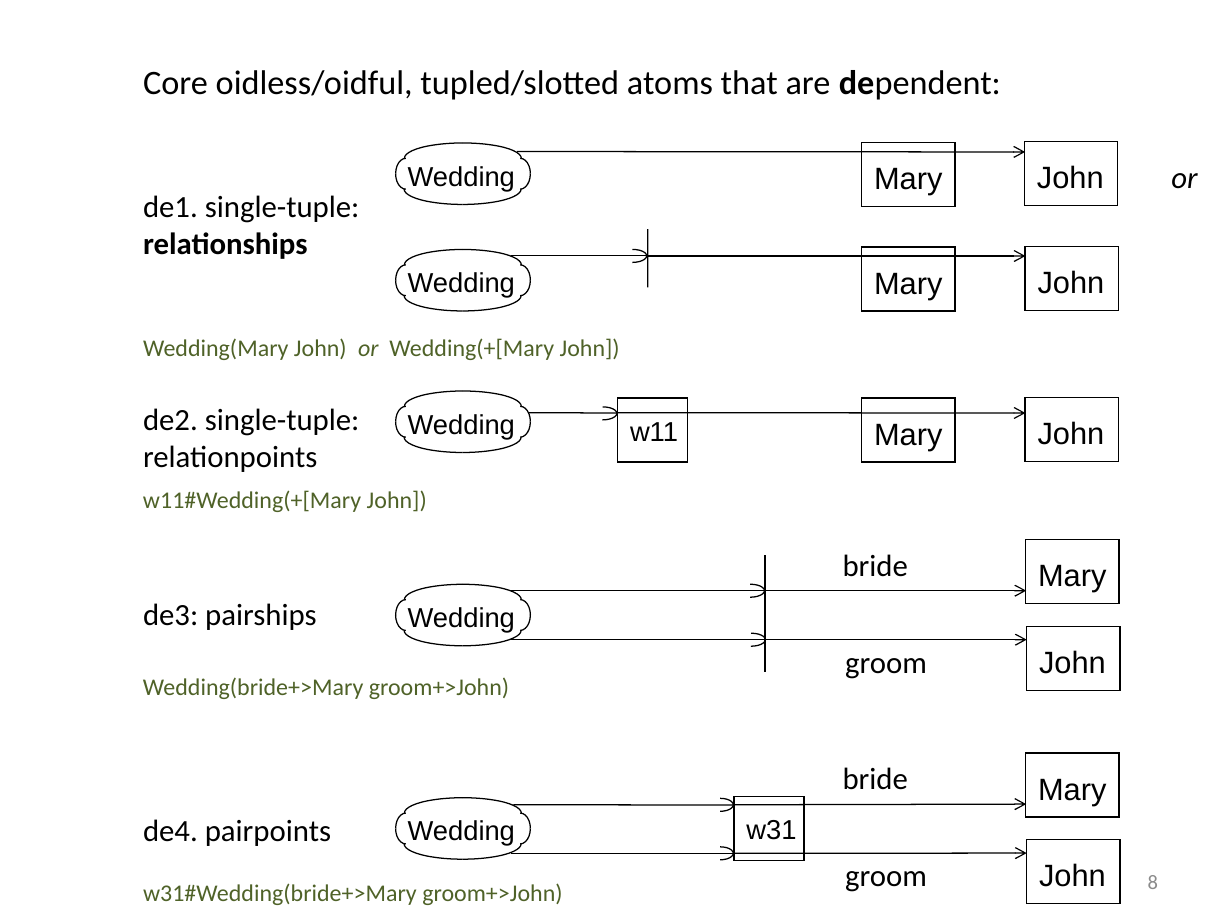
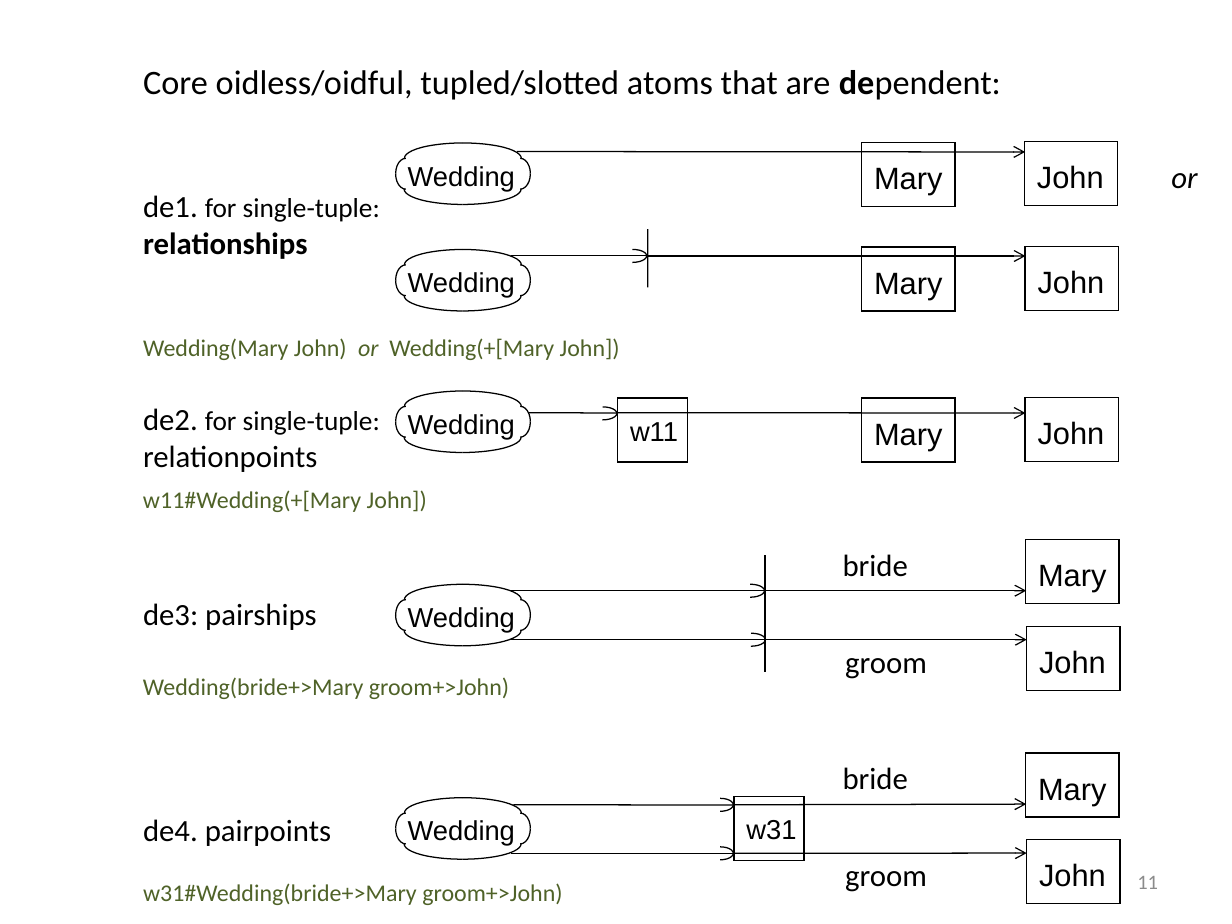
Before and after one commit to RuleML/ruleml-website, a slide deck: slide 11 of talks/PSOAMetamodelGrailogWedding.pptx (slide 8 before the commit). Drawn at 1232x924 pixels with LibreOffice and Linux fonts; fonts in the diff are those of the drawing. Boxes give left, top, right and bottom in pixels: in the first picture for what was removed or moved away, otherwise in the second. Text is boxed around its words. In the diff, an @@ line names an element or a change of style, - is before the commit and + after.

```diff
--- a/talks/PSOAMetamodelGrailogWedding.pptx
+++ b/talks/PSOAMetamodelGrailogWedding.pptx
@@ text at bbox=[143, 195, 380, 222]: text changed; size 18 to 16 pt @@
-de1. single-tuple:
+de1. for single-tuple:
@@ text at bbox=[143, 408, 380, 435]: text changed; size 18 to 16 pt @@
-de2. single-tuple:
+de2. for single-tuple:
@@ page number at bbox=[1137, 876, 1158, 889]: text changed @@
-8
+11
```
Also in this commit, not shown: 9 other slides changed, 3 slides added, 1 other file.
